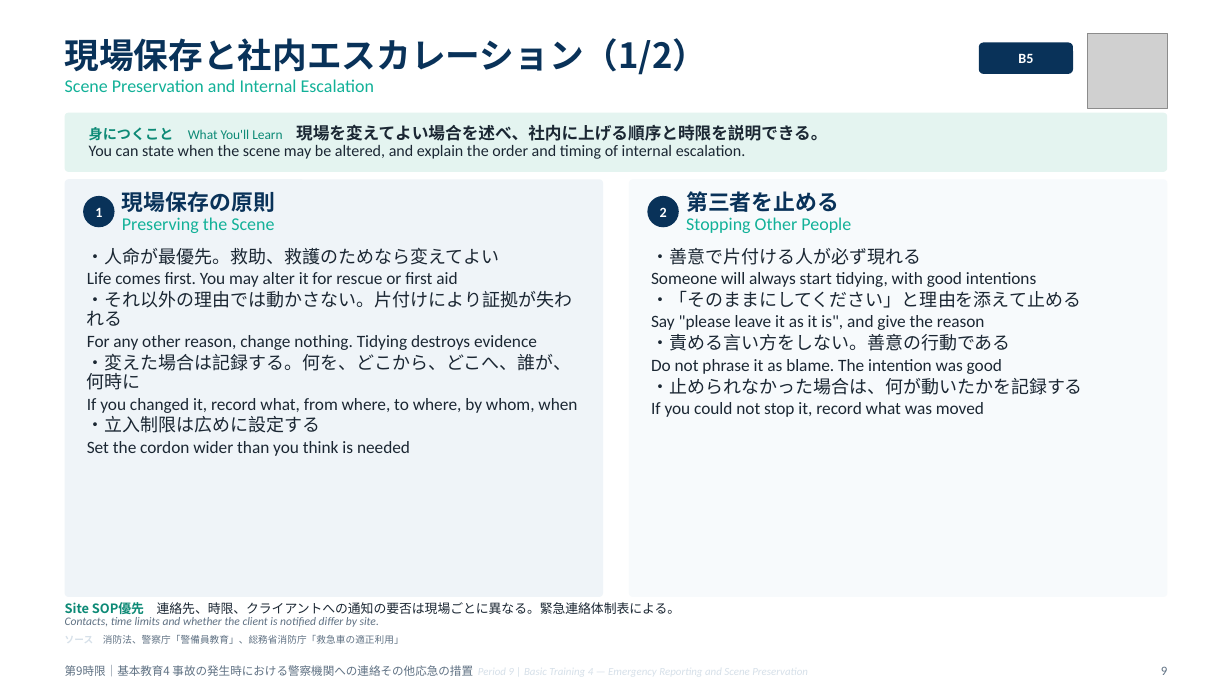
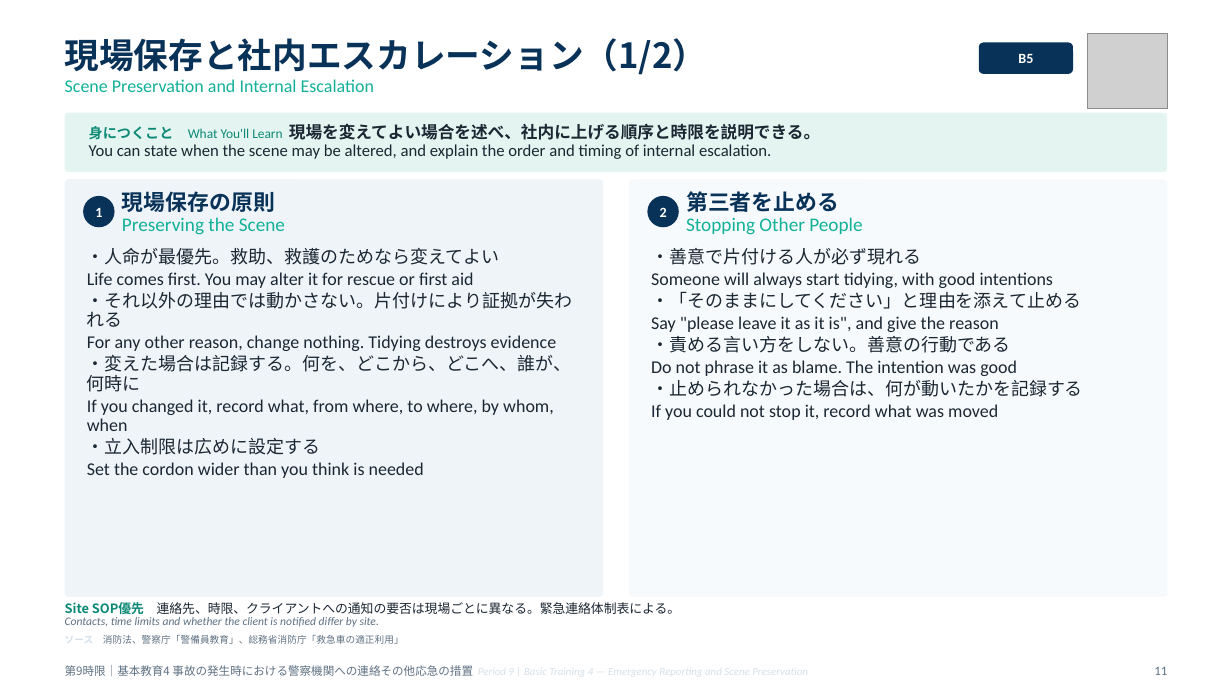
Before and after one commit to hrsmhiroshi-cpu/Training-, a slide deck: slide 11 of decks/05_9限_通報と現場保存.pptx (slide 9 before the commit). Drawn at 1232x693 pixels with LibreOffice and Linux fonts; fonts in the diff are those of the drawing; grey boxes stand for pictures. Boxes give left, top, right and bottom in pixels: in the first picture for what was removed or moved away, otherwise in the second. Text is boxed around its words. In the diff, an @@ line names an element or a change of style, - is before the commit and + after.

```diff
--- a/decks/05_9限_通報と現場保存.pptx
+++ b/decks/05_9限_通報と現場保存.pptx
@@ text at bbox=[89, 144, 771, 159]: size 12.5 to 13 pt in "You can state when the scene may ..." @@
@@ text at bbox=[122, 217, 285, 235]: size 14 to 15 pt in "Preserving the Scene" @@
@@ text at bbox=[686, 217, 862, 235]: size 14 to 15 pt in "Stopping Other People" @@
@@ text at bbox=[87, 272, 557, 478]: size 13.5 to 14 pt in "Life comes first. You may alter it ...", "For any other reason, change nothing. Tidying ...", "If you changed it, record what, from ...", "Set the cordon wider than you think ..." @@
@@ text at bbox=[651, 272, 1053, 420]: size 13.5 to 14 pt in "Someone will always start tidying, with good ...", "Say "please leave it as it is", ...", "Do not phrase it as blame. The ...", "If you could not stop it, record ..." @@
@@ text at bbox=[1154, 667, 1167, 675]: text changed @@
-9
+11
```
Also in this commit, not shown: 12 other slides changed, 2 slides added, 17 other files.
